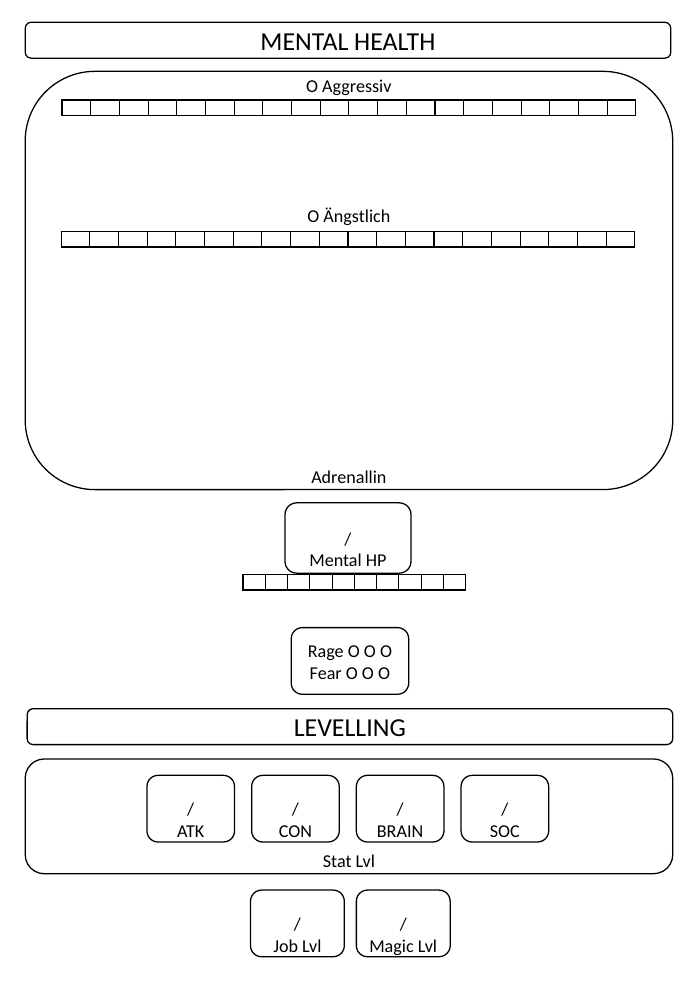
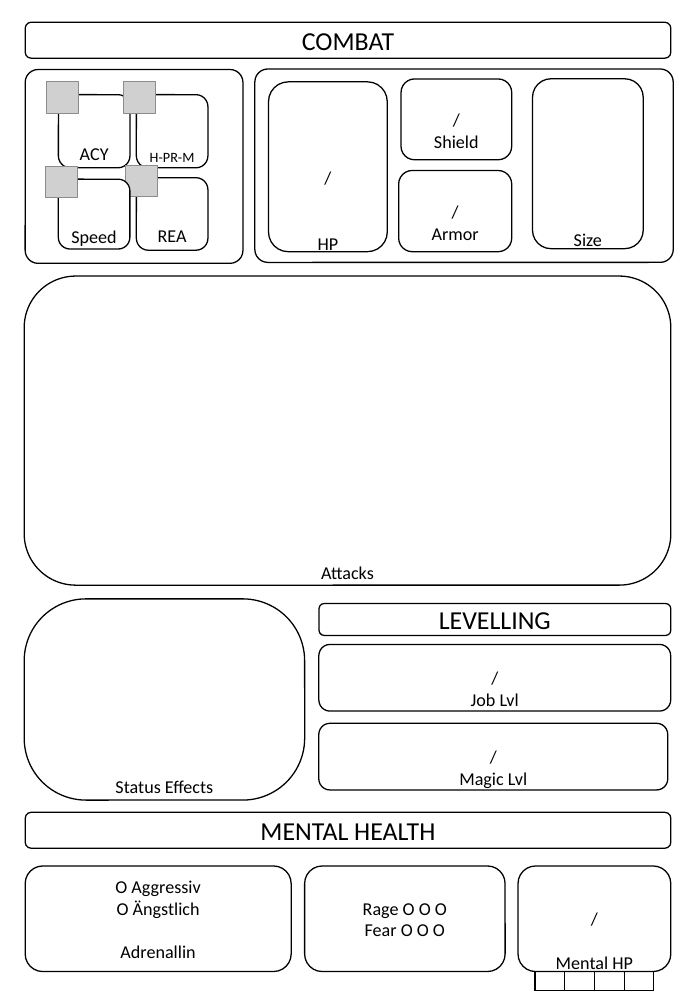
Before and after one commit to THE-YOLF/WtA, a slide deck: slide 2 of Character Sheet.pptx (slide 3 before the commit). Drawn at 698x1008 pixels with LibreOffice and Linux fonts; fonts in the diff are those of the drawing; grey boxes stand for pictures. Boxes give left, top, right and bottom in pixels: in the first picture for what was removed or moved away, otherwise in the second. Text is boxed around its words. In the diff, an @@ line names an element or a change of style, - is before the commit and + after.

```diff
--- a/Character Sheet.pptx
+++ b/Character Sheet.pptx
@@ rounded rectangle added at (x1=25, y1=22, x2=671, y2=59), fill #FFFFFF, outline #000000 1 pt, 20 pt, text #000000 @@
+COMBAT
@@ rounded rectangle added at (x1=25, y1=70, x2=243, y2=263), fill #FFFFFF, outline #000000 1 pt @@
@@ picture added at (x1=47, y1=82, x2=78, y2=114) @@
@@ picture added at (x1=124, y1=82, x2=155, y2=114) @@
@@ rounded rectangle added at (x1=255, y1=69, x2=674, y2=262), fill #FFFFFF, outline #000000 1 pt @@
@@ rounded rectangle added at (x1=269, y1=82, x2=388, y2=252), fill #FFFFFF, outline #000000 1 pt, 14 pt, text #000000 @@
+/
+HP
@@ rounded rectangle added at (x1=401, y1=79, x2=512, y2=160), fill #FFFFFF, outline #000000 1 pt, 14 pt, text #000000 @@
+/
+Shield
@@ rounded rectangle added at (x1=532, y1=79, x2=643, y2=249), fill #FFFFFF, outline #000000 1 pt, 14 pt, text #000000 @@
+Size
@@ rounded rectangle added at (x1=59, y1=95, x2=130, y2=168), fill #FFFFFF, outline #000000 1 pt, 14 pt, text #000000 @@
+ACY
@@ table removed at (x1=62, y1=100, x2=639, y2=115), 1 rows, 20 columns @@
- |  |  |  |  |  |  |  |  |  |  |  |  |  |  |  |  |  |  | 
@@ rounded rectangle added at (x1=137, y1=95, x2=208, y2=168), fill #FFFFFF, outline #000000 1 pt, 11 pt, text #000000 @@
+H-PR-M
@@ picture added at (x1=46, y1=167, x2=77, y2=198) @@
@@ picture added at (x1=126, y1=166, x2=157, y2=197) @@
@@ rounded rectangle added at (x1=137, y1=178, x2=208, y2=250), fill #FFFFFF, outline #000000 1 pt, 14 pt, text #000000 @@
+REA
@@ rounded rectangle added at (x1=398, y1=170, x2=511, y2=251), fill #FFFFFF, outline #000000 1 pt, 14 pt, text #000000 @@
+/
+Armor
@@ rounded rectangle added at (x1=59, y1=180, x2=130, y2=249), fill #FFFFFF, outline #000000 1 pt, 14 pt, text #000000 @@
+Speed
@@ table removed at (x1=61, y1=232, x2=638, y2=248), 1 rows, 20 columns @@
- |  |  |  |  |  |  |  |  |  |  |  |  |  |  |  |  |  |  | 
@@ rounded rectangle added at (x1=24, y1=276, x2=671, y2=585), fill #FFFFFF, outline #000000 1 pt, 14 pt, text #000000 @@
+Attacks
@@ rounded rectangle added at (x1=24, y1=599, x2=304, y2=800), fill #FFFFFF, outline #000000 1 pt, 14 pt, text #000000 @@
+Status Effects
@@ table removed at (x1=243, y1=574, x2=457, y2=590), 1 rows, 10 columns @@
- |  |  |  |  |  |  |  |  | 
@@ rounded rectangle "LEVELLING" resized from (x1=27, y1=709, x2=673, y2=745) to (x1=319, y1=604, x2=671, y2=636) @@
@@ rounded rectangle "/" resized from (x1=250, y1=891, x2=344, y2=958) to (x1=319, y1=645, x2=671, y2=712) @@
@@ rounded rectangle "/" resized from (x1=356, y1=891, x2=450, y2=958) to (x1=319, y1=723, x2=668, y2=790) @@
@@ rounded rectangle removed at (x1=25, y1=759, x2=673, y2=874) @@
-Stat Lvl
@@ rounded rectangle removed at (x1=147, y1=775, x2=235, y2=842) @@
-/
-ATK
@@ rounded rectangle removed at (x1=251, y1=775, x2=339, y2=842) @@
-/
-CON
@@ rounded rectangle removed at (x1=356, y1=775, x2=444, y2=842) @@
-/
-BRAIN
@@ rounded rectangle removed at (x1=461, y1=775, x2=548, y2=842) @@
-/
-SOC
@@ rounded rectangle "MENTAL HEALTH" moved from (x1=25, y1=22, x2=671, y2=59) to (x1=25, y1=812, x2=671, y2=849) @@
@@ rounded rectangle "O Aggressiv" resized from (x1=25, y1=72, x2=673, y2=490) to (x1=25, y1=866, x2=291, y2=972) @@
@@ rounded rectangle "Rage O O O" resized from (x1=291, y1=628, x2=409, y2=695) to (x1=304, y1=866, x2=504, y2=972) @@
@@ rounded rectangle "/" resized from (x1=285, y1=503, x2=410, y2=573) to (x1=518, y1=866, x2=671, y2=972) @@
@@ table added at (x1=535, y1=972, x2=654, y2=990), 1 rows, 4 columns @@
+ |  |  | 
```
Also in this commit, not shown: 1 other slide changed, 1 slide added, 1 slide removed, 3 other files.
